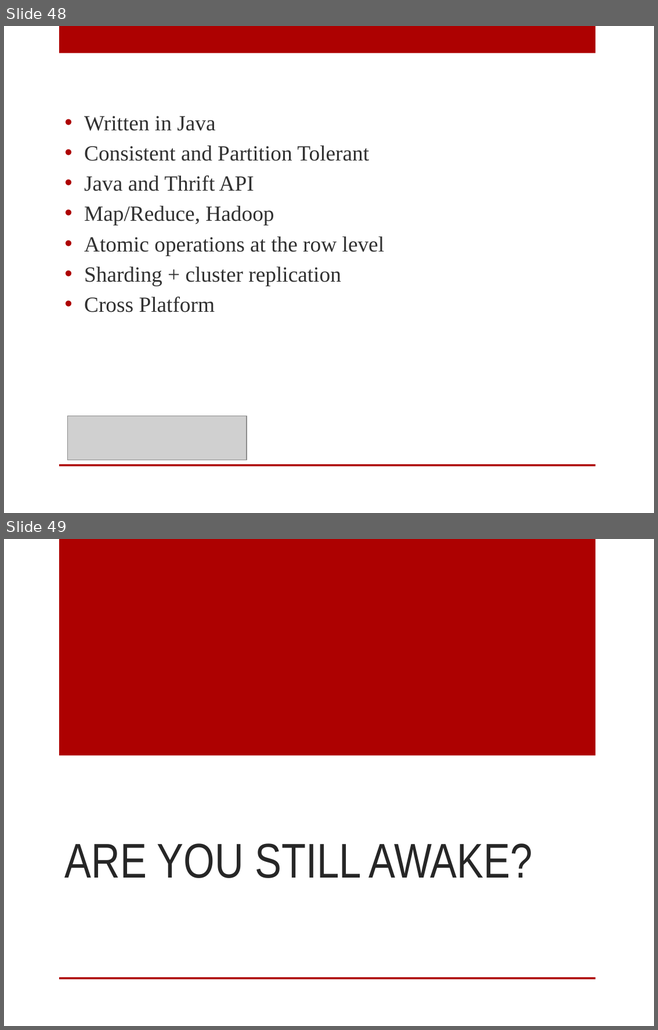
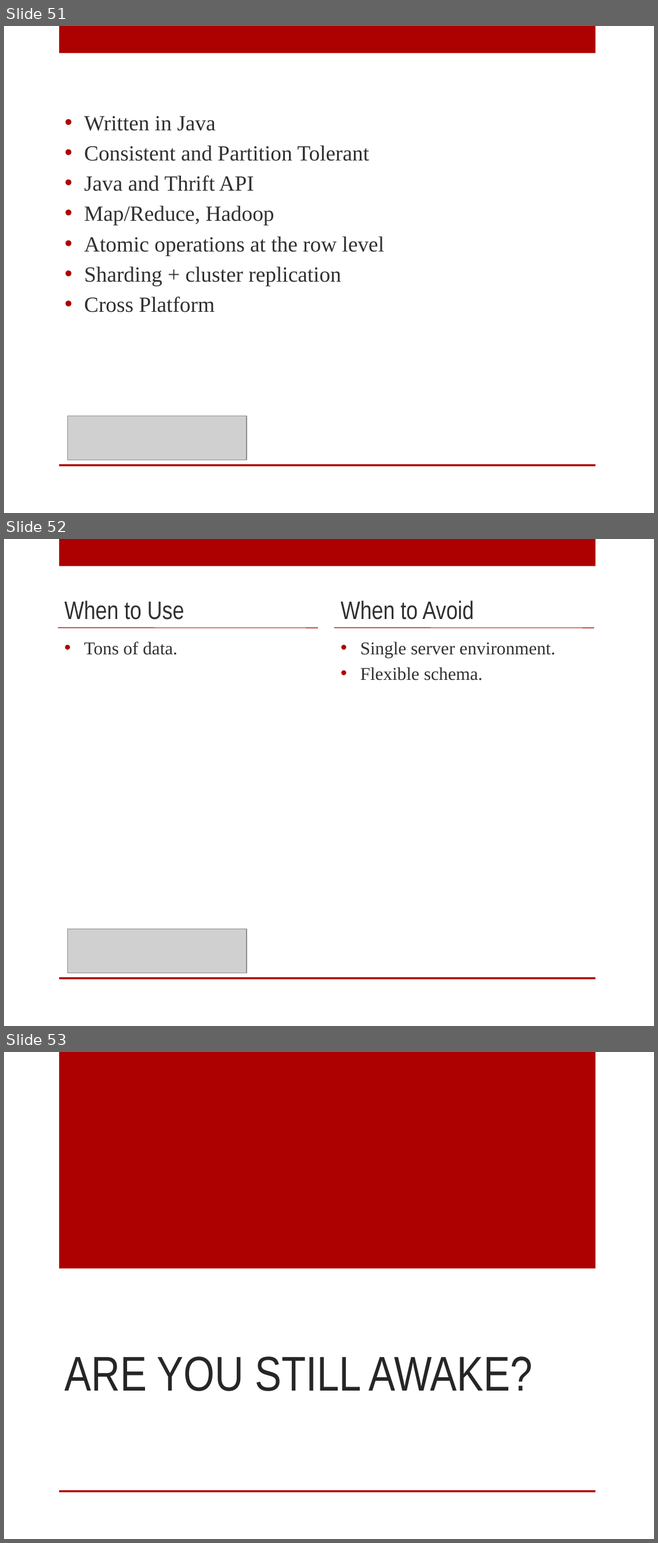
Before and after one commit to digitalBush/nosql-smackdown-talk, a slide deck: nosql-smackdown.pptx. Shown one above the other, each under a label of ours: slides 48 and 49 before the commit, slides 51, 52 and 53 after it. The pictures are 658x1030 and 658x1543 pixels, drawn with LibreOffice and Linux fonts; fonts in the diff are those of the drawing; grey boxes stand for pictures. Boxes give left, top, right and bottom in pixels: in the first picture for what was removed or moved away, otherwise in the second. Text is boxed around its words. In the diff, an @@ line names an element or a change of style, - is before the commit and + after.

```diff
--- a/nosql-smackdown.pptx
+++ b/nosql-smackdown.pptx
@@ slide 52 added at [4, 539, 654, 1026], background #FFFFFF; not listed: 2 template elements that a slide beside it also shows @@
@@ text added at [64, 600, 184, 620], 28 pt, text #303030 @@
+When to Use
@@ text added at [340, 600, 474, 620], 28 pt, text #303030 @@
+When to Avoid
@@ line added from (58, 628) to (318, 628), #AA0000 0.75 pt @@
@@ text added at [84, 642, 177, 655], 20 pt, text #303030 @@
+• Tons of data.
@@ line added from (334, 628) to (594, 628), #AA0000 0.75 pt @@
@@ text added at [360, 642, 555, 681], 20 pt, text #303030 @@
+• Single server environment.
+• Flexible schema.
@@ picture added at [68, 929, 246, 973] @@
@@ what was slide 48 is now slide 51 @@
@@ what was slide 49 is now slide 53 @@
```
Also in this commit, not shown: 4 slides changed, 4 other slides added, 1 slide removed.
